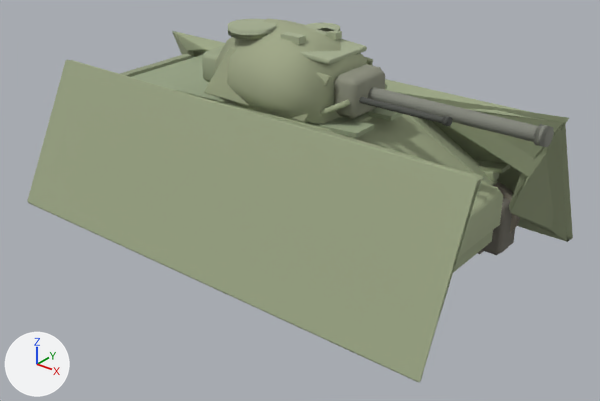
What one commit did to the Blender file assets/authored/authored_sherman_boxmodel_v1/authored_sherman_boxmodel_v1.blend.
One viewpoint serves both versions: a 50 mm camera at (4.14, -5.02, 2.92) aimed at (0.25, -0.15, -0.09). Lighting does not change. The marker at lower left points along +X, +Y and +Z. The first picture is the older version.

Before the edit, the objects in view are built like this:
```python
ob_barrel = bpy.data.objects.new('barrel', me_barrel_mesh)
ob_barrel.parent = ob_cannon_elevation_pivot
ob_barrel.location = (0.76, 0.0, 0.0)
ob_barrel.rotation_euler = (0.0, 1.571, 0.0)  # degrees (0, 90, 0)
ob_left_sloped_sponson__hull_left = bpy.data.objects.new('left_sloped_sponson__hull_left', me_left_sloped_sponson__hull_left_mesh)
ob_left_sloped_sponson__hull_left.parent = ob_hull_root
ob_left_sloped_sponson__hull_left.location = (0.0, 0.0, 0.0)
ob_right_sloped_sponson__hull_right = bpy.data.objects.new('right_sloped_sponson__hull_right', me_right_sloped_sponson__hull_right_mesh)
ob_right_sloped_sponson__hull_right.parent = ob_hull_root
ob_right_sloped_sponson__hull_right.location = (0.0, 0.0, 0.0)
# also in view: 'commander_hatch__turret_top' at (-0.21, -0.18, 1.28); 'turret_cast_oval_shell__turret_left' at (0.05, 0.0, 0.98); 'driver_hatch_left__engine_deck' at (0.76, -0.23, 0.7); 'turret_roof_flat_panel__turret_top' at (0.14, 0.0, 1.2); 'hull_glacis_slope__hull_glacis' at (1.11, 0.0, 0.41)
```
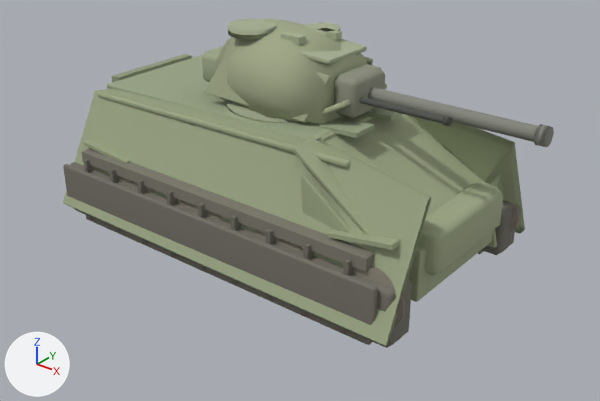
Commit message: Repair boxmodel track well slot walls

The change, as a diff of the scene's bpy script:
```diff
--- a/assets/authored/authored_sherman_boxmodel_v1/authored_sherman_boxmodel_v1.blend.py
+++ b/assets/authored/authored_sherman_boxmodel_v1/authored_sherman_boxmodel_v1.blend.py
@@ me_left_sloped_sponson__hull_left_mesh @@
 # used by ob_left_sloped_sponson__hull_left; parent = ob_hull_root; location = (0.0, 0.0, 0.0)
-me_left_sloped_sponson__hull_left_mesh.from_pydata(...)  # 10 vertices, 6 faces; spans x -2.08..2.08, y -1.21..-0.52, z -0.43..0.8
-me_left_sloped_sponson__hull_left_mesh.vertices[0].co = (2.08, -1.21, -0.43)
-me_left_sloped_sponson__hull_left_mesh.vertices[1].co = (-2.08, -1.21, -0.43)
-me_left_sloped_sponson__hull_left_mesh.vertices[2].co = (-2.02, -0.64, 0.8)
-me_left_sloped_sponson__hull_left_mesh.vertices[3].co = (2.08, -0.64, 0.8)
-me_left_sloped_sponson__hull_left_mesh.vertices[4].co = (-1.46, -0.56, 0.71)
-me_left_sloped_sponson__hull_left_mesh.vertices[5].co = (0.78, -0.52, 0.74)
-me_left_sloped_sponson__hull_left_mesh.vertices[6].co = (1.7, -0.74, -0.08)
-me_left_sloped_sponson__hull_left_mesh.vertices[7].co = (1.82, -0.66, 0.3)
-me_left_sloped_sponson__hull_left_mesh.vertices[8].co = (-1.82, -0.71, -0.34)
-me_left_sloped_sponson__hull_left_mesh.vertices[9].co = (-1.76, -0.62, 0.66)
+me_left_sloped_sponson__hull_left_mesh.from_pydata(...)  # 10 vertices, 6 faces; spans x -1.76..1.72, y -1.04..-0.53, z -0.4..0.68
+# me_left_sloped_sponson__hull_left_mesh part 1
+me_left_sloped_sponson__hull_left_mesh.vertices[0].co = (1.72, -1.04, -0.4)
+me_left_sloped_sponson__hull_left_mesh.vertices[1].co = (-1.76, -1.04, -0.4)
+me_left_sloped_sponson__hull_left_mesh.vertices[2].co = (-1.7, -0.6, 0.56)
+me_left_sloped_sponson__hull_left_mesh.vertices[3].co = (1.72, -0.6, 0.56)
+me_left_sloped_sponson__hull_left_mesh.vertices[4].co = (-1.46, -0.56, 0.62)
+me_left_sloped_sponson__hull_left_mesh.vertices[5].co = (0.78, -0.53, 0.68)
+me_left_sloped_sponson__hull_left_mesh.vertices[6].co = (1.54, -0.69, -0.04)
+me_left_sloped_sponson__hull_left_mesh.vertices[7].co = (1.54, -0.61, 0.16)
+me_left_sloped_sponson__hull_left_mesh.vertices[8].co = (-1.69, -0.63, -0.3)
+me_left_sloped_sponson__hull_left_mesh.vertices[9].co = (-1.49, -0.57, 0.58)
 me_left_sloped_sponson__hull_left_mesh.materials.append(mat_hull_left)
@@ me_right_sloped_sponson__hull_right_mesh @@
 # used by ob_right_sloped_sponson__hull_right; parent = ob_hull_root; location = (0.0, 0.0, 0.0)
-me_right_sloped_sponson__hull_right_mesh.from_pydata(...)  # 10 vertices, 6 faces; spans x -2.08..2.08, y 0.52..1.21, z -0.43..0.8
-me_right_sloped_sponson__hull_right_mesh.vertices[0].co = (2.08, 1.21, -0.43)
-me_right_sloped_sponson__hull_right_mesh.vertices[1].co = (-2.08, 1.21, -0.43)
-me_right_sloped_sponson__hull_right_mesh.vertices[2].co = (-2.02, 0.64, 0.8)
-me_right_sloped_sponson__hull_right_mesh.vertices[3].co = (2.08, 0.64, 0.8)
-me_right_sloped_sponson__hull_right_mesh.vertices[4].co = (-1.46, 0.56, 0.71)
-me_right_sloped_sponson__hull_right_mesh.vertices[5].co = (0.78, 0.52, 0.74)
-me_right_sloped_sponson__hull_right_mesh.vertices[6].co = (1.7, 0.74, -0.08)
-me_right_sloped_sponson__hull_right_mesh.vertices[7].co = (1.82, 0.66, 0.3)
-me_right_sloped_sponson__hull_right_mesh.vertices[8].co = (-1.82, 0.71, -0.34)
-me_right_sloped_sponson__hull_right_mesh.vertices[9].co = (-1.76, 0.62, 0.66)
+me_right_sloped_sponson__hull_right_mesh.from_pydata(...)  # 10 vertices, 6 faces; spans x -1.76..1.72, y 0.53..1.04, z -0.4..0.68
+# me_right_sloped_sponson__hull_right_mesh part 2
+me_right_sloped_sponson__hull_right_mesh.vertices[0].co = (1.72, 1.04, -0.4)
+me_right_sloped_sponson__hull_right_mesh.vertices[1].co = (-1.76, 1.04, -0.4)
+me_right_sloped_sponson__hull_right_mesh.vertices[2].co = (-1.7, 0.6, 0.56)
+me_right_sloped_sponson__hull_right_mesh.vertices[3].co = (1.72, 0.6, 0.56)
+me_right_sloped_sponson__hull_right_mesh.vertices[4].co = (-1.46, 0.56, 0.62)
+me_right_sloped_sponson__hull_right_mesh.vertices[5].co = (0.78, 0.53, 0.68)
+me_right_sloped_sponson__hull_right_mesh.vertices[6].co = (1.54, 0.69, -0.04)
+me_right_sloped_sponson__hull_right_mesh.vertices[7].co = (1.54, 0.61, 0.16)
+me_right_sloped_sponson__hull_right_mesh.vertices[8].co = (-1.69, 0.63, -0.3)
+me_right_sloped_sponson__hull_right_mesh.vertices[9].co = (-1.49, 0.57, 0.58)
 me_right_sloped_sponson__hull_right_mesh.materials.append(mat_hull_right)
@@ me_right_front_track_well_slot_wall__hull_right_mesh @@
+me_right_front_track_well_slot_wall__hull_right_mesh.from_pydata([(0.72, 0.675, -0.41), (1.66, 0.675, -0.41), (1.56, 0.675, 0.06), (0.72, 0.675, 0.18)], [], [(0, 1, 2, 3)])
+me_right_front_track_well_slot_wall__hull_right_mesh.materials.append(mat_hull_right)  # greyish green #9ea886
@@ ob_right_front_track_well_slot_wall__hull_right @@
+ob_right_front_track_well_slot_wall__hull_right = bpy.data.objects.new('right_front_track_well_slot_wall__hull_right', me_right_front_track_well_slot_wall__hull_right_mesh)  # modifiers SOLIDIFY, BEVEL, WEIGHTED_NORMAL
+ob_right_front_track_well_slot_wall__hull_right.parent = ob_hull_root
+ob_right_front_track_well_slot_wall__hull_right.location = (0.0, 0.0, 0.0)
```

Location of each change, (x1, y1, x2, y2) in pixels of the pictures (600 x 401 px):
'left_sloped_sponson__hull_left', reshaped (19% narrower, 20% shorter)
    before: (27, 60, 484, 382)
    after: (63, 89, 432, 346)
'right_sloped_sponson__hull_right', reshaped
    before: (172, 31, 573, 242)
    after: (409, 115, 525, 233)
'right_front_track_well_slot_wall__hull_right', added (mostly hidden)
    after: (487, 229, 497, 248)
'left_outer_track_skirt__track_outer', unchanged, uncovered by the edit
    after: (63, 164, 378, 325)
'left_track_top_inner__track_inner_top_bottom', unchanged, uncovered by the edit
    after: (81, 148, 375, 272)
'rounded_transmission_cover__hull_glacis', unchanged, uncovered by the edit
    before: (458, 183, 503, 257)
    after: (418, 182, 503, 276)
'left_track_motion', unchanged, uncovered by the edit
    after: (70, 162, 412, 348)
